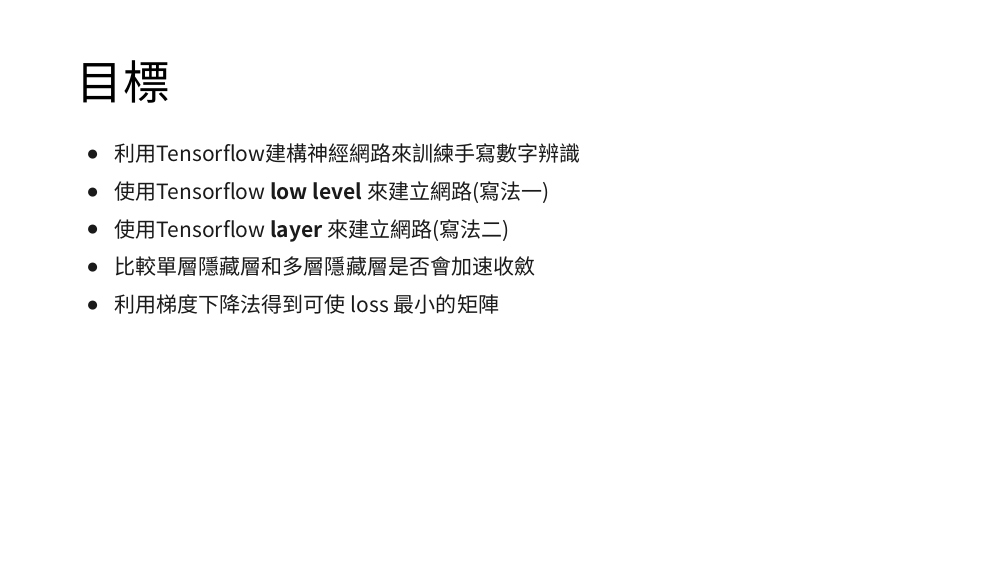
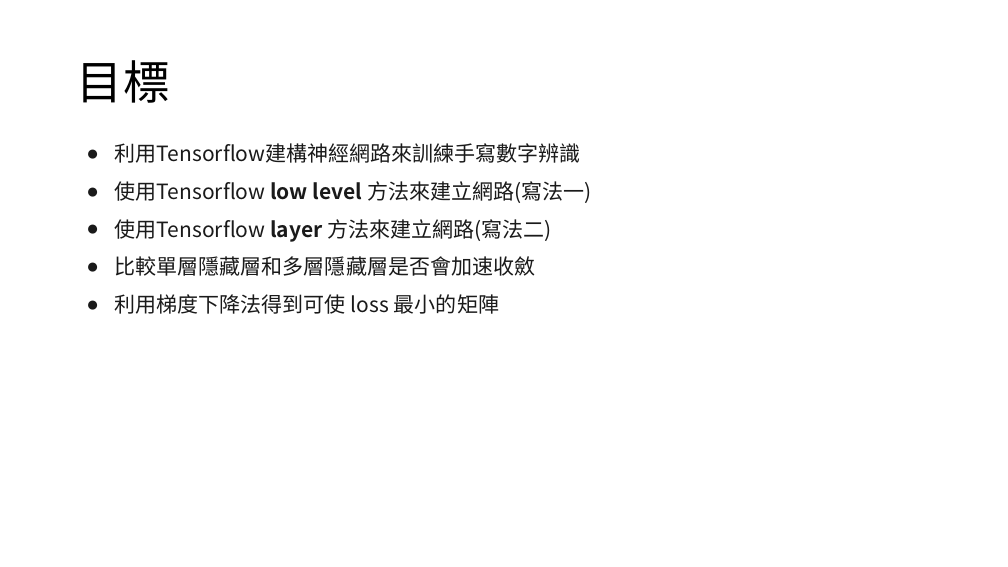
Before and after one commit to andy6804tw/deep-learning, a slide deck: slide 2 of 3-DNN/Presentation.pptx. Drawn at 1008x567 pixels with LibreOffice and Linux fonts; fonts in the diff are those of the drawing. Boxes give left, top, right and bottom in pixels: in the first picture for what was removed or moved away, otherwise in the second. Text is boxed around its words. In the diff, an @@ line names an element or a change of style, - is before the commit and + after.

Commit message:
modify DNN PPT

```diff
--- a/3-DNN/Presentation.pptx
+++ b/3-DNN/Presentation.pptx
@@ text at [115, 181, 592, 242]: text changed @@
-● 使用Tensorflow low level 來建立網路(寫法一)
-● 使用Tensorflow layer 來建立網路(寫法二)
+● 使用Tensorflow low level 方法來建立網路(寫法一)
+● 使用Tensorflow layer 方法來建立網路(寫法二)
```
Also in this commit, not shown: 7 other slides changed, 1 other file.
